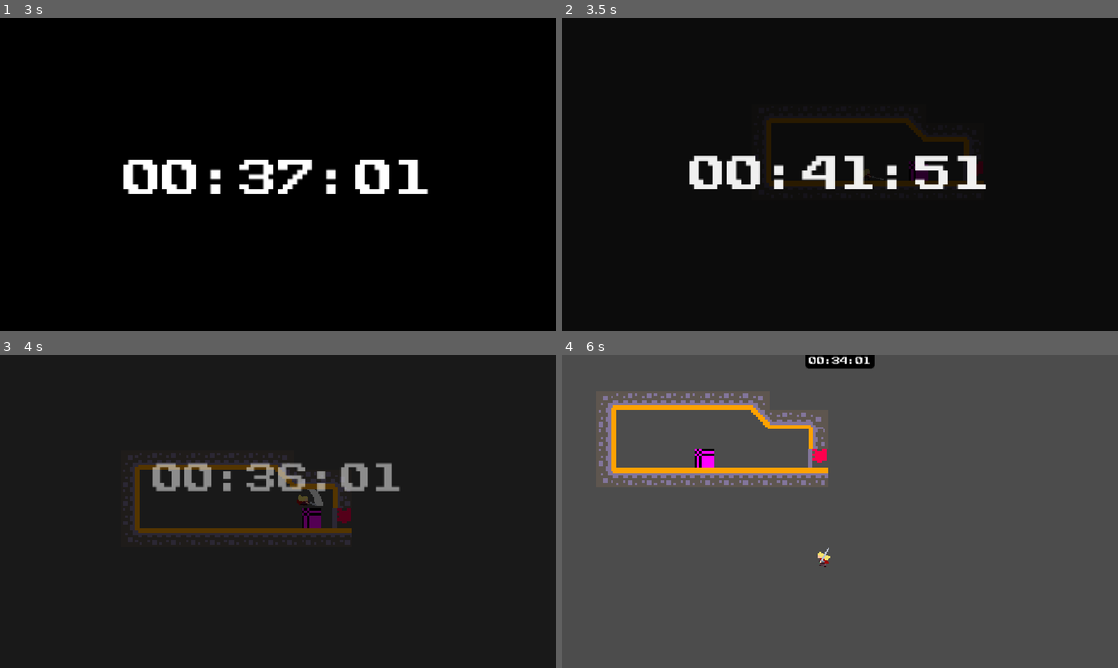
Above: before the commit, frames 1-4 (two rows, left to right).
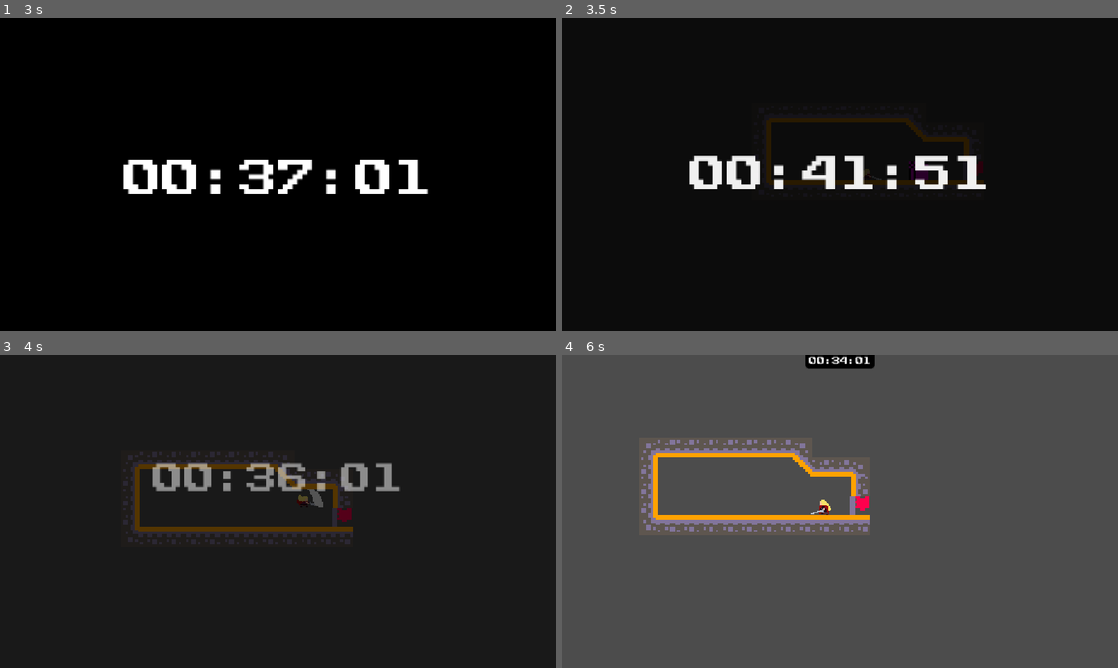
Above: after the commit, the same moments.

Repository: GameJam-NACRE/GMTK-2026
Game: Godot game, scene res://main.tscn
Same seed, same stepped clock (60 frames per second), same inputs: the game is played once before the commit and once after it.
Inputs:
- Up to frame 1 (3 s): tap Enter (attack) at 0.5, 0.6, 1.35, 2.3 s; hold D (move_right) 0.53-2.03 s; tap W (move_up) at 0.77, 1.52 s; hold A (move_left) 2.03-2.78 s; hold Shift (run) 2.03-2.78 s; hold D (move_right) from 2.78 s (still down); tap P at 2.85 s
- Up to frame 2 (3.5 s): keep holding D (move_right); tap W (move_up) at 3.02 s; tap Enter (attack) at 3.05 s
- Up to frame 3 (4 s): keep holding D (move_right); tap O at 3.6 s; tap W (move_up) at 3.77 s; tap Enter (attack) at 3.8 s
- Up to frame 4 (6 s): release D (move_right) at 4.28 s; hold A (move_left) 4.28-5.03 s; tap Enter (attack) at 4.35, 5.1 s; tap W (move_up) at 4.52 s; hold D (move_right) 5.03-5.78 s; hold A (move_left) from 5.78 s (still down); tap Shift (run) at 5.85 s

Frame 1 is identical in both runs. In frame 2, 0.2% of the frame differs, in the area x 37-76%, y 33-54%; in frame 3, 1.1%; in frame 4, 6.5%, in the area x 6-56%, y 12-68%.

Commit message:
:sparkles: add hitbox and attack animation to player

Diff:
--- a/scenes/enemies/base_enemy.tscn
+++ b/scenes/enemies/base_enemy.tscn
@@ -1,4 +1,6 @@
 [gd_scene format=3 uid="uid://dahcdd047g8dl"]
+
+[ext_resource type="Script" uid="uid://bkhew5iu3jx5n" path="res://src/enemies/enemy.gd" id="1_r5xb8"]
 
 [sub_resource type="PlaceholderTexture2D" id="PlaceholderTexture2D_tq11c"]
 size = Vector2(8, 8)
@@ -9,6 +11,7 @@
 radius = 17.004135
 
 [node name="BaseEnemy" type="CharacterBody2D" unique_id=716057530]
+script = ExtResource("1_r5xb8")
 
 [node name="Sprite2D" type="Sprite2D" parent="." unique_id=948868268]
 texture_filter = 1
--- a/scenes/levels/phase0/level_0.tscn
+++ b/scenes/levels/phase0/level_0.tscn
@@ -44,5 +44,7 @@
 
 [node name="PatrolEnemy" parent="PatrolEnemy" index="2" unique_id=716057530]
 position = Vector2(25, -43)
+move_speed = null
+max_health = null
 
 [editable path="PatrolEnemy"]
--- a/scenes/player/player.tscn
+++ b/scenes/player/player.tscn
@@ -6,6 +6,7 @@
 [ext_resource type="Texture2D" uid="uid://ev1tswtpw3xq" path="res://assets/player/Red Guard idle.png" id="4_qek5x"]
 [ext_resource type="Texture2D" uid="uid://cyvw7i4142qbl" path="res://assets/player/Red Guard run.png" id="5_5gtgg"]
 [ext_resource type="Texture2D" uid="uid://b5466jm3tlle5" path="res://assets/player/Red Guard walk.png" id="6_h17s1"]
+[ext_resource type="Script" uid="uid://d032eqyly75tb" path="res://src/player/player_hit_box.gd" id="7_0owmy"]
 
 [sub_resource type="AtlasTexture" id="AtlasTexture_je7p5"]
 atlas = ExtResource("2_75vfm")
@@ -608,6 +609,10 @@
 [sub_resource type="RectangleShape2D" id="RectangleShape2D_0xm2m"]
 size = Vector2(22, 33.75)
 
+[sub_resource type="CapsuleShape2D" id="CapsuleShape2D_hs8x0"]
+radius = 19.0
+height = 56.0
+
 [node name="Player" type="CharacterBody2D" unique_id=1775035572]
 script = ExtResource("1_dovo2")
 
@@ -616,16 +621,29 @@
 position = Vector2(1, 8)
 scale = Vector2(2, 2)
 sprite_frames = SubResource("SpriteFrames_i3pqv")
-animation = &"idle"
+animation = &"attack_1"
 autoplay = "idle"
+frame = 7
+frame_progress = 1.0
 offset = Vector2(-2, -20)
 metadata/_edit_group_ = true
 
 [node name="CollisionShape2D" type="CollisionShape2D" parent="." unique_id=356746501]
-position = Vector2(-1, -8.125)
+position = Vector2(0, -9)
 shape = SubResource("RectangleShape2D_0xm2m")
+
+[node name="HitBox" type="Area2D" parent="." unique_id=1166877280]
+position = Vector2(43, 8)
+monitorable = false
+script = ExtResource("7_0owmy")
+
+[node name="CollisionShape2D2" type="CollisionShape2D" parent="HitBox" unique_id=81656407]
+position = Vector2(-26, -19)
+rotation = -1.5707964
+shape = SubResource("CapsuleShape2D_hs8x0")
 
 [node name="Camera2D" type="Camera2D" parent="." unique_id=923523403]
 position_smoothing_enabled = true
 
 [connection signal="animation_finished" from="AnimatedSprite2D" to="." method="_on_animated_sprite_2d_animation_finished"]
+[connection signal="frame_changed" from="AnimatedSprite2D" to="." method="_on_animated_sprite_2d_frame_changed"]
--- a/src/enemies/enemy.gd
+++ b/src/enemies/enemy.gd
@@ -16,13 +16,21 @@
 	self.add_to_group("enemy")
 
 	hit_zone.body_entered.connect(_on_body_entered)
+	hit_zone.area_entered.connect(_on_area_entered)
 
 func _on_body_entered(body: Node2D) -> void:
 	if not body.is_in_group("player"):
 		return
 	EventBus.enemy_contact.emit(self.global_position)
 
+func _on_area_entered(area: Area2D) -> void:
+	var hit_box := area as HitBox
+	if hit_box == null:
+		return
+	take_damage(hit_box.damage)
+
 func take_damage(amount: int) -> void:
+	print("Oh no I'm hurt!")
 	if current_health <= 0:
 		return
 
--- a/src/player/player.gd
+++ b/src/player/player.gd
@@ -1,6 +1,7 @@
 extends CharacterBody2D
 
 @onready var animated_sprite_2d: AnimatedSprite2D = $AnimatedSprite2D
+@onready var hit_box: Area2D = $HitBox
 
 @export var Knockback_force: int = 1
 
@@ -9,9 +10,12 @@
 @export var jump_velocity = -500.0
 @export var short_hop_divisor = 4.0
 @export var attack_speed_scale = 1.5
+@export var attack_1_active_frame = 2
+@export var attack_2_active_frame = 3
 
 var is_attacking = false
 var is_running = false
+var hit_box_was_active = false
 
 var is_knocked_back: bool = false
 
@@ -20,6 +24,7 @@
 
 func _ready() -> void:
 	add_to_group("player")
+	hit_box.monitorable = false
 	EventBus.add_key.connect(_on_add_key)
 	EventBus.add_coin.connect(_on_add_coin)
 	EventBus.enemy_contact.connect(_on_enemy_contact)
@@ -90,3 +95,26 @@
 func _on_animated_sprite_2d_animation_finished() -> void:
 	if is_attacking:
 		is_attacking = false
+		hit_box.monitorable = false
+
+func _on_animated_sprite_2d_frame_changed() -> void:
+	if not is_attacking:
+		return
+
+	var anim = animated_sprite_2d.animation
+	var frame = animated_sprite_2d.frame
+
+	var is_active_frame = (anim == "attack_1" and frame == attack_1_active_frame) \
+		or (anim == "attack_2" and frame == attack_2_active_frame)
+
+	hit_box.monitorable = is_active_frame
+
+	if is_active_frame and not hit_box_was_active:
+		_apply_hit_to_existing_overlaps()
+
+	hit_box_was_active = is_active_frame
+
+func _apply_hit_to_existing_overlaps() -> void:
+	for area in hit_box.get_overlapping_areas():
+		if area.name == "HitZone":
+			area.get_parent().take_damage(hit_box.damage)
--- /dev/null
+++ b/src/player/player_hit_box.gd
@@ -0,0 +1,6 @@
+class_name HitBox extends Area2D
+
+@export var damage: int = 1
+
+func _ready() -> void:
+	add_to_group("player_hitbox")
Not shown, added: src/player/player_hit_box.gd.uid
